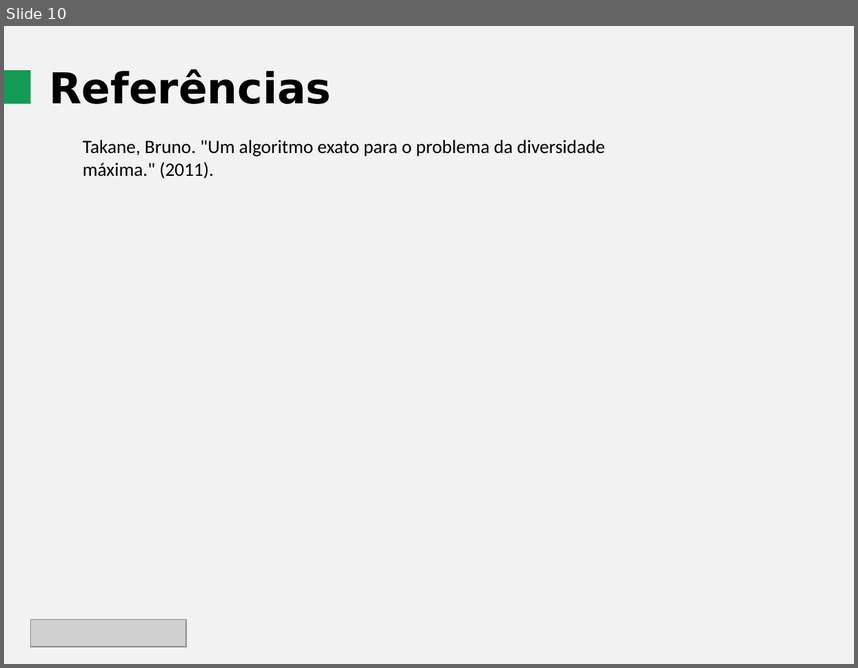
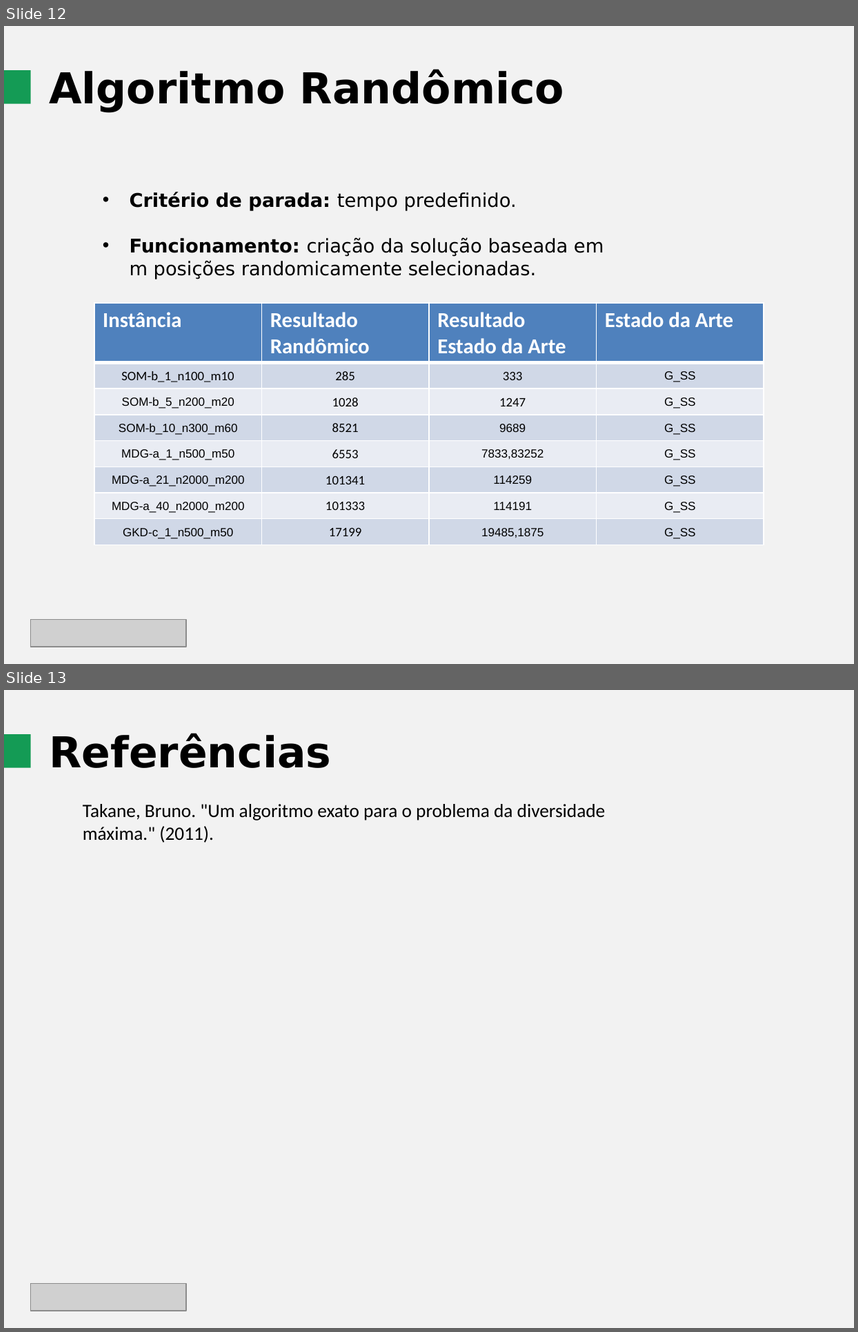
Before and after one commit to vensller/Maximum-Diversity-Problem, a slide deck: Guia e Tarefas/Apresentação Primeira Entrega.pptx. Shown one above the other, each under a label of ours: slide 10 before the commit, slides 12 and 13 after it. The pictures are 858x668 and 858x1332 pixels, drawn with LibreOffice and Linux fonts; fonts in the diff are those of the drawing; grey boxes stand for pictures. Boxes give left, top, right and bottom in pixels: in the first picture for what was removed or moved away, otherwise in the second. Text is boxed around its words. In the diff, an @@ line names an element or a change of style, - is before the commit and + after.

Commit message:
Documentation of Randomic Alg

```diff
--- a/Guia e Tarefas/Apresentação Primeira Entrega.pptx
+++ b/Guia e Tarefas/Apresentação Primeira Entrega.pptx
@@ slide 12 added at bbox=[4, 26, 854, 664], background #F2F2F2 @@
@@ rectangle added at bbox=[4, 70, 30, 103], fill #149B55 @@
@@ text added at bbox=[49, 69, 564, 112], 36 pt, text #000000, bold @@
+Algoritmo Randômico
@@ text added at bbox=[130, 192, 604, 279], 16 pt, text #000000 @@
+• Critério de parada: tempo predefinido.
+• Funcionamento: criação da solução baseada em m posições randomicamente selecionadas.
@@ table added at bbox=[94, 303, 764, 545], 8 rows, 4 columns @@
+Instância | Resultado Randômico | Resultado Estado da Arte | Estado da Arte
+SOM-b_1_n100_m10 | 285 | 333 | G_SS
+SOM-b_5_n200_m20 | 1028 | 1247 | G_SS
+SOM-b_10_n300_m60 | 8521 | 9689 | G_SS
+MDG-a_1_n500_m50 | 6553 | 7833,83252 | G_SS
+MDG-a_21_n2000_m200 | 101341 | 114259 | G_SS
+MDG-a_40_n2000_m200 | 101333 | 114191 | G_SS
+GKD-c_1_n500_m50 | 17199 | 19485,1875 | G_SS
@@ picture added at bbox=[30, 619, 186, 646] @@
@@ what was slide 10 is now slide 13 @@
```
Also in this commit, not shown: 2 other slides added, 4 other files.
